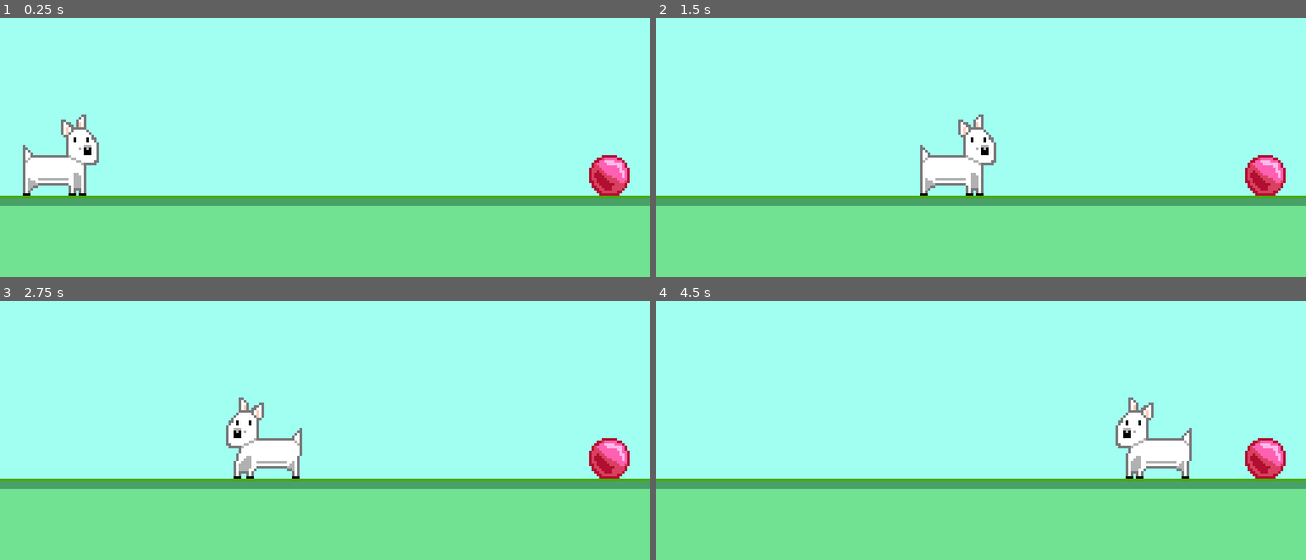
Above: before the commit, frames 1-4 (two rows, left to right).
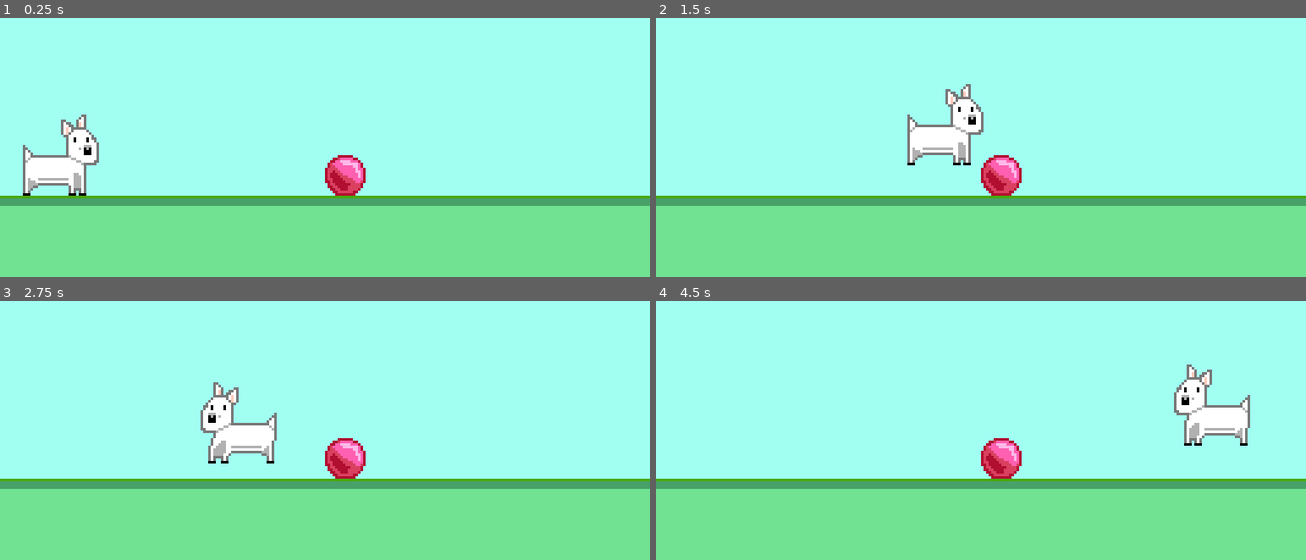
Above: after the commit, the same moments.

Repository: rodrigo-garcia-leon/walking-theo
Game: Godot game, scene res://scenes/main.tscn
Same seed, same stepped clock (60 frames per second), same inputs: the game is played once before the commit and once after it.
Inputs:
- Up to frame 1 (0.25 s): no input
- Up to frame 2 (1.5 s): tap Enter at 0.5 s; hold Up (ui_up) 0.53-1.28 s; hold Right (ui_right) from 0.53 s (still down); tap Up (ui_up) at 1.35 s
- Up to frame 3 (2.75 s): tap Up (ui_up) at 1.52, 1.82 s; release Right (ui_right) at 2.03 s; hold Left (ui_left) from 2.03 s (still down); hold Up (ui_up) from 2.03 s (still down)
- Up to frame 4 (4.5 s): release Left (ui_left) at 2.78 s; release Up (ui_up) at 2.78 s; hold Right (ui_right) 2.78-4.28 s; tap Up (ui_up) at 2.85, 3.02, 3.32, 4.35 s; hold Up (ui_up) 3.53-4.28 s; hold Left (ui_left) from 4.28 s (still down)

The runs differ from the first frame. In frame 1, 1.6% of the frame differs, in the area x 50-97%, y 52-69%; in frame 2, 5.0%; in frame 3, 4.6%; in frame 4, 5.6%, in the area x 50-97%, y 24-69%.

Commit message:
Add jump

Diff:
--- a/scenes/main.tscn
+++ b/scenes/main.tscn
@@ -57,33 +57,33 @@
 1/z_index = 0
 
 [sub_resource type="RectangleShape2D" id=4]
-extents = Vector2( 16, 16 )
+extents = Vector2( 14, 14 )
+
+[sub_resource type="AtlasTexture" id=5]
+atlas = ExtResource( 1 )
+region = Rect2( 0, 0, 32, 32 )
 
 [sub_resource type="AtlasTexture" id=6]
 atlas = ExtResource( 1 )
-region = Rect2( 0, 0, 32, 32 )
+region = Rect2( 32, 0, 32, 32 )
 
 [sub_resource type="AtlasTexture" id=7]
 atlas = ExtResource( 1 )
-region = Rect2( 32, 0, 32, 32 )
+region = Rect2( 64, 0, 32, 32 )
 
 [sub_resource type="AtlasTexture" id=8]
 atlas = ExtResource( 1 )
-region = Rect2( 64, 0, 32, 32 )
-
-[sub_resource type="AtlasTexture" id=9]
-atlas = ExtResource( 1 )
 region = Rect2( 96, 0, 32, 32 )
 
-[sub_resource type="SpriteFrames" id=10]
+[sub_resource type="SpriteFrames" id=9]
 animations = [ {
-"frames": [ SubResource( 6 ), SubResource( 7 ), SubResource( 8 ), SubResource( 9 ) ],
+"frames": [ SubResource( 5 ), SubResource( 6 ), SubResource( 7 ), SubResource( 8 ) ],
 "loop": true,
 "name": "default",
 "speed": 5.0
 } ]
 
-[sub_resource type="RectangleShape2D" id=5]
+[sub_resource type="RectangleShape2D" id=10]
 extents = Vector2( 8, 8 )
 
 [node name="main" type="Node2D"]
@@ -107,22 +107,22 @@
 }
 
 [node name="shape" type="CollisionShape2D" parent="theo"]
-position = Vector2( 8, 8 )
+position = Vector2( 8, 10 )
 shape = SubResource( 4 )
 
 [node name="sprite" type="AnimatedSprite" parent="theo"]
 position = Vector2( 8, 8 )
-frames = SubResource( 10 )
+frames = SubResource( 9 )
 
 [node name="ball" type="KinematicBody2D" parent="."]
-position = Vector2( 232, 208 )
+position = Vector2( 128, 208 )
 __meta__ = {
 "_edit_group_": true
 }
 
 [node name="shape" type="CollisionShape2D" parent="ball"]
 position = Vector2( 8, 8 )
-shape = SubResource( 5 )
+shape = SubResource( 10 )
 
 [node name="ball" type="Sprite" parent="ball"]
 position = Vector2( 8, 8 )
--- a/scripts/theo.gd
+++ b/scripts/theo.gd
@@ -1,27 +1,37 @@
 extends KinematicBody2D
 
-export (int) var speed = 100
+var speed = 100
+var jumpTime = 0.2
 
 var velocity = Vector2()
+var isJumping = false
+var jumpCounter = jumpTime
 
-func get_input():
+func _physics_process(delta):
 	velocity = Vector2()
 
-	velocity.y += 0.01
+	if Input.is_action_pressed('ui_up') and is_on_floor():
+		isJumping = true
+
+	if isJumping:
+		velocity.y -= speed
+		jumpCounter -= delta
+	else:
+		velocity.y += speed
+
+	if jumpCounter < 0:
+		isJumping = false
+		jumpCounter = jumpTime
 
 	if Input.is_action_pressed('ui_right'):
-		velocity.x += 1
+		velocity.x += speed
 		$sprite.play("run")
 		$sprite.set_flip_h(false)
 	elif Input.is_action_pressed('ui_left'):
-		velocity.x -= 1
+		velocity.x -= speed
 		$sprite.play("run")
 		$sprite.set_flip_h(true)
 	else:
 		$sprite.stop()
 
-	velocity = velocity.normalized() * speed
-
-func _physics_process(_delta):
-	get_input()
-	velocity = move_and_slide(velocity)
+	velocity = move_and_slide(velocity, Vector2(0, -1))
Not shown, changed: export_presets.cfg
